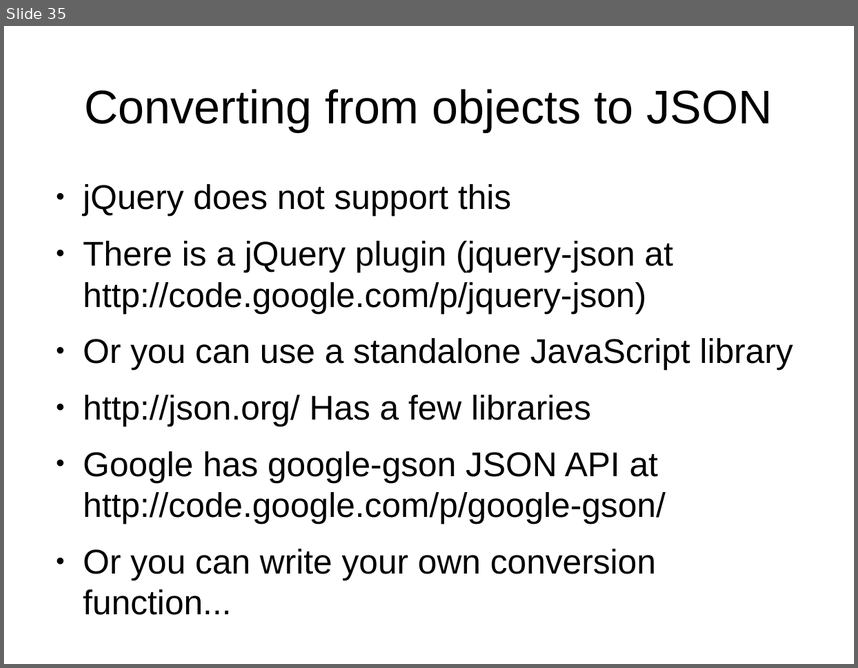
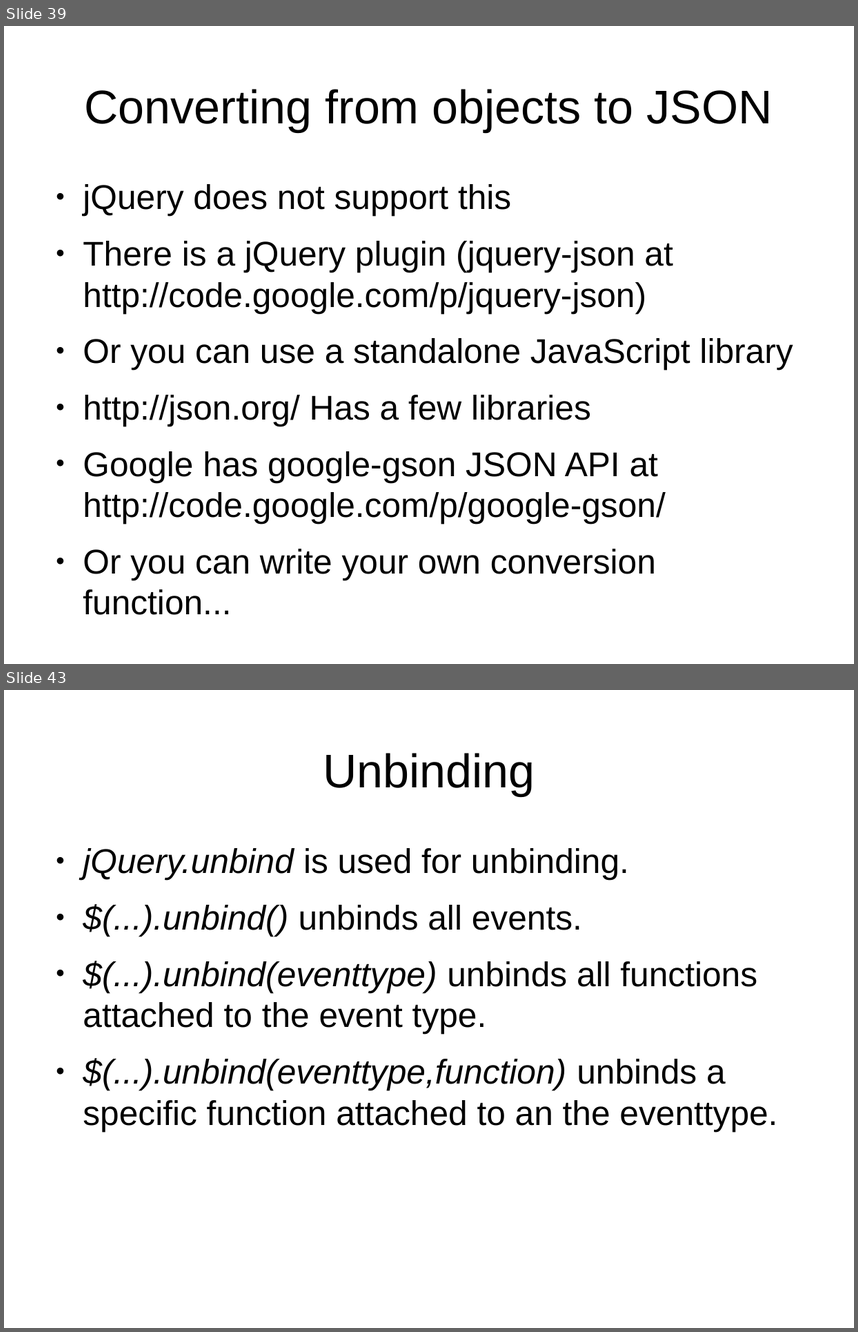
Before and after one commit to veltzer/demos, a slide deck: javascript/jquery/doc/jquery.odp. Shown one above the other, each under a label of ours: slide 35 before the commit, slides 39 and 43 after it; the slides between them are not shown. The pictures are 858x668 and 858x1332 pixels, drawn with LibreOffice and Linux fonts; fonts in the diff are those of the drawing. Boxes give left, top, right and bottom in pixels: in the first picture for what was removed or moved away, otherwise in the second. Text is boxed around its words. In the diff, an @@ line names an element or a change of style, - is before the commit and + after.

```diff
--- a/javascript/jquery/doc/jquery.odp
+++ b/javascript/jquery/doc/jquery.odp
@@ slide 43 added at [4,690,854,1328], background #FFFFFF @@
@@ title added at [323,753,535,796], 44 pt, text #000000 @@
+Unbinding
@@ text added at [83,848,777,1131], 32 pt, text #000000 @@
+● jQuery.unbind is used for unbinding.
+● $(...).unbind() unbinds all events.
+● $(...).unbind(eventtype) unbinds all functions attached to the event type.
+● $(...).unbind(eventtype,function) unbinds a specific function attached to an the eventtype.
@@ what was slide 35 is now slide 39 @@
```
Also in this commit, not shown: 5 slides changed, 12 other slides added, 5 slides removed, 22 other files.
